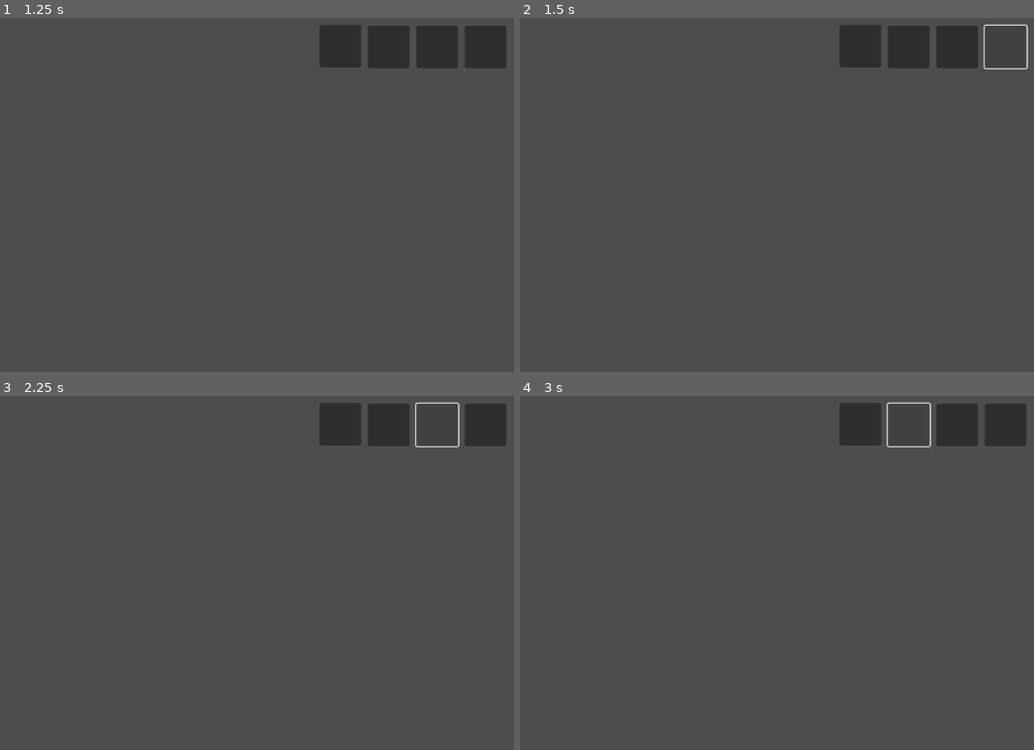
Above: before the commit, frames 1-4 (two rows, left to right).
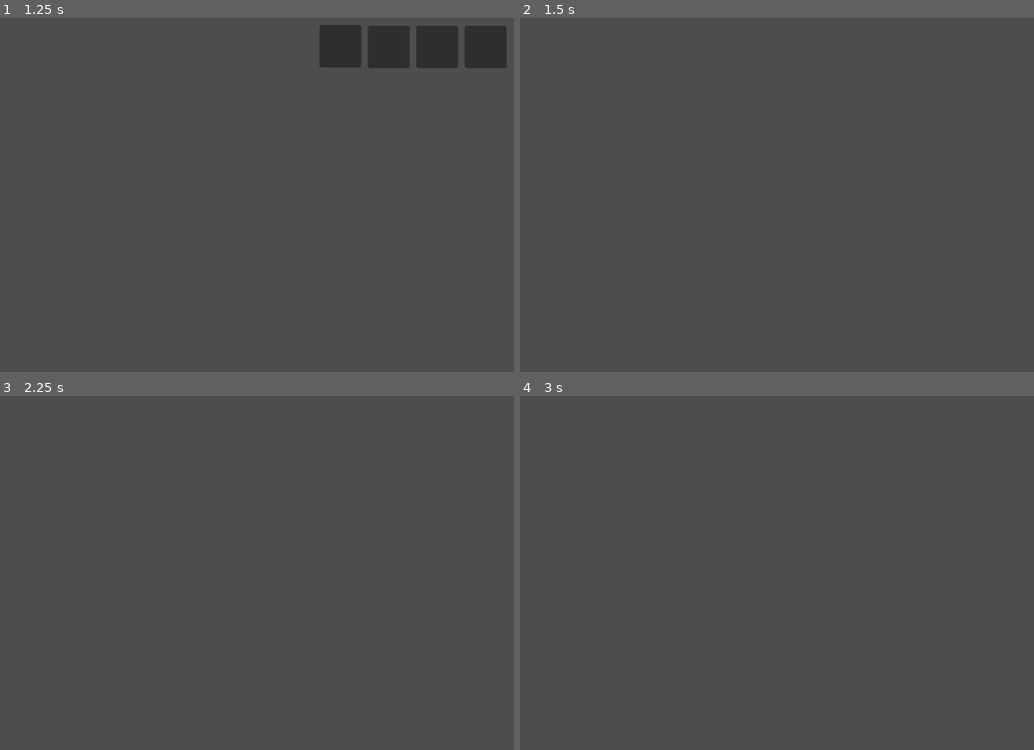
Above: after the commit, the same moments.

Repository: trishadar/PapasRotiria
Game: Godot game, scene res://main.tscn
Two runs of this game, one before a commit and one after it. Both use one fixed random seed, a clock stepped at 60 frames per second and the inputs below.
Inputs (mouse positions are in pixels of both pictures, inside the frame that each line leads up to):
- Up to frame 1 (1.25 s): click "START GAME" at 0.5 s
- Up to frame 2 (1.5 s): click (1003, 46) at 1.25 s
- Up to frame 3 (2.25 s): click (436, 424) at 2.02 s
- Up to frame 4 (3 s): click (910, 424) at 2.77 s

Frame 1 is identical in both runs. In frame 2, 2.9% of the frame differs, in the area x 62-99%, y 1-15%; in frame 3, 3.0%; in frame 4, 3.0%.

Commit message:
order button script

Diff:
--- /dev/null
+++ b/project/order.gd
@@ -0,0 +1,17 @@
+extends Node2D
+
+
+func _on_button_4_pressed() -> void:
+	get_tree().change_scene_to_file("res://order.tscn")  # Replace with function body.
+
+
+func _on_button_3_pressed() -> void:
+	get_tree().change_scene_to_file("res://roll.tscn")
+
+
+func _on_button_2_pressed() -> void:
+	get_tree().change_scene_to_file("res://cook.tscn")
+
+
+func _on_button_pressed() -> void:
+	get_tree().change_scene_to_file("res://curry.tscn")
--- a/project/order.tscn
+++ b/project/order.tscn
@@ -1,6 +1,9 @@
-[gd_scene format=3 uid="uid://df6qbe7a8i3nw"]
+[gd_scene load_steps=2 format=3 uid="uid://df6qbe7a8i3nw"]
+
+[ext_resource type="Script" uid="uid://b60t24grpvux8" path="res://order.gd" id="1_vwbfx"]
 
 [node name="order" type="Node2D"]
+script = ExtResource("1_vwbfx")
 
 [node name="Button" type="Button" parent="."]
 offset_left = 1076.0
@@ -25,3 +28,8 @@
 offset_top = 12.0
 offset_right = 922.0
 offset_bottom = 75.0
+
+[connection signal="pressed" from="Button" to="." method="_on_button_pressed"]
+[connection signal="pressed" from="Button2" to="." method="_on_button_2_pressed"]
+[connection signal="pressed" from="Button3" to="." method="_on_button_3_pressed"]
+[connection signal="pressed" from="Button4" to="." method="_on_button_4_pressed"]
--- a/project/project.godot
+++ b/project/project.godot
@@ -11,5 +11,5 @@
 [application]
 
 config/name="PapasRotiria"
-run/main_scene="uid://cttn3ftflslw7"
+run/main_scene="uid://cpj4n04lsaqat"
 config/features=PackedStringArray("4.4", "Forward Plus")
Not shown: 1 places in project/main.tscn that only renumber resources
Not shown, added: project/order.gd.uid
